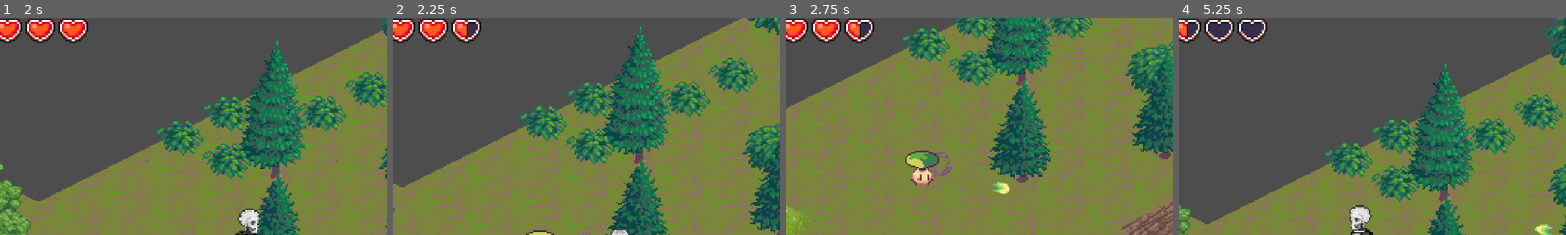
Above: before the commit, frames 1-4 (left to right).
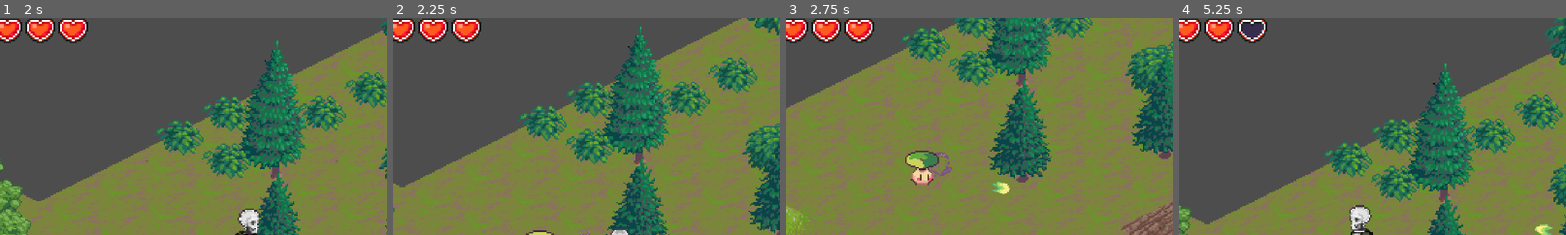
Above: after the commit, the same moments.

Repository: XMNNguyen/ECS179
Game: Godot game, scene res://Scenes/Starting_Menu.tscn
Same seed, same stepped clock (60 frames per second), same inputs: the game is played once before the commit and once after it.
Inputs:
- Up to frame 1 (2 s): click "Start" at 0.5 s; tap Enter at 1.25 s; hold D (right) from 1.28 s (still down)
- Up to frame 2 (2.25 s): release D (right) at 2.03 s; hold S (down) from 2.03 s (still down)
- Up to frame 3 (2.75 s): keep holding S (down)
- Up to frame 4 (5.25 s): release S (down) at 2.78 s; hold D (right) 2.78-3.53 s; hold W (up) 3.53-4.28 s; hold A (left) from 4.28 s (still down)
The pictures show only the part of the screen within x 22-72%, y 0-50%; the shares and areas given below are measured in that part.

Frame 1 is identical in both runs. In frame 2, 0.2% of the frame differs, in the area x 19-23%, y 1-10%; in frame 3, 0.2%; in frame 4, 0.6%, in the area x 2-14%, y 1-10%.

Commit message:
Updated projectile hitbox

Diff:
--- a/ecs179_project/Scenes/Attacks/standard_bullet.tscn
+++ b/ecs179_project/Scenes/Attacks/standard_bullet.tscn
@@ -291,11 +291,11 @@
 tree_root = SubResource("AnimationNodeStateMachine_w5vol")
 anim_player = NodePath("../AnimationPlayer")
 
-[node name="hitBox" type="Area2D" parent="."]
-
-[node name="CollisionShape2D" type="CollisionShape2D" parent="hitBox"]
+[node name="hitBoxEnemy" type="Area2D" parent="."]
+
+[node name="CollisionShape2D" type="CollisionShape2D" parent="hitBoxEnemy"]
 light_mask = 2
 visibility_layer = 3
 shape = SubResource("CircleShape2D_kt4eo")
 
-[connection signal="area_entered" from="hitBox" to="." method="_on_hit_box_area_entered"]
+[connection signal="area_entered" from="hitBoxEnemy" to="." method="_on_hit_box_area_entered"]
